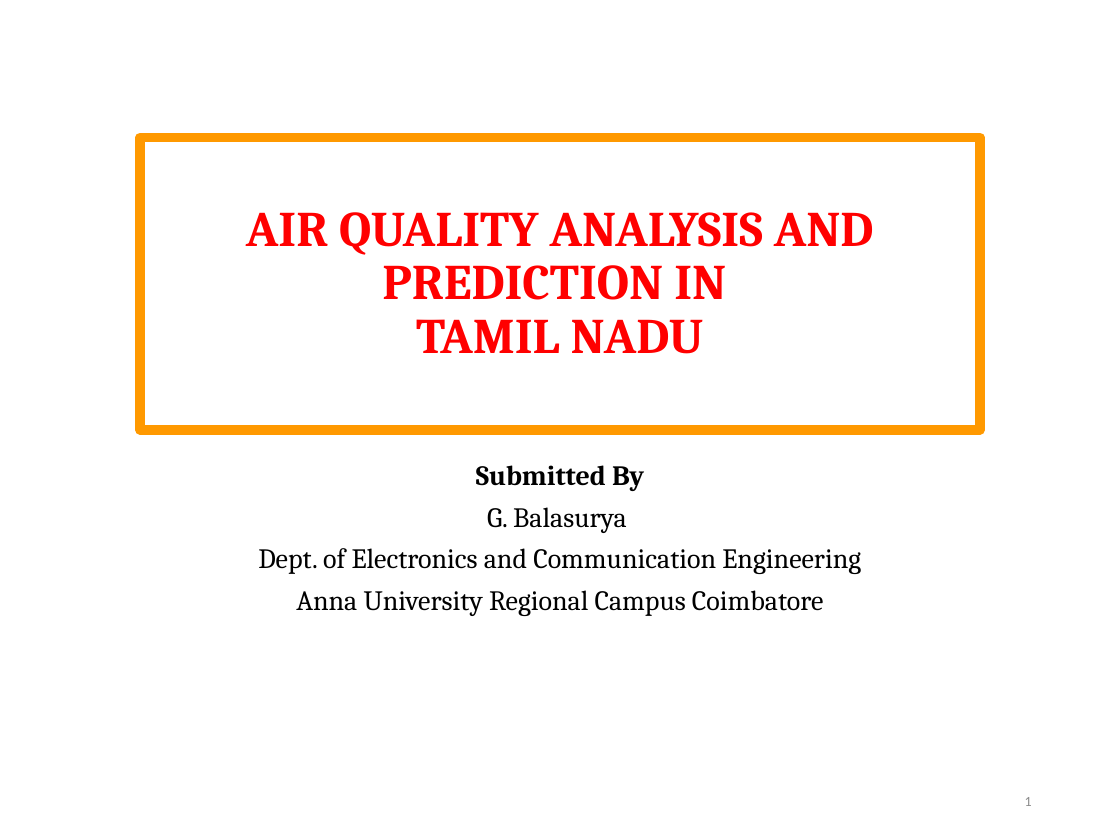
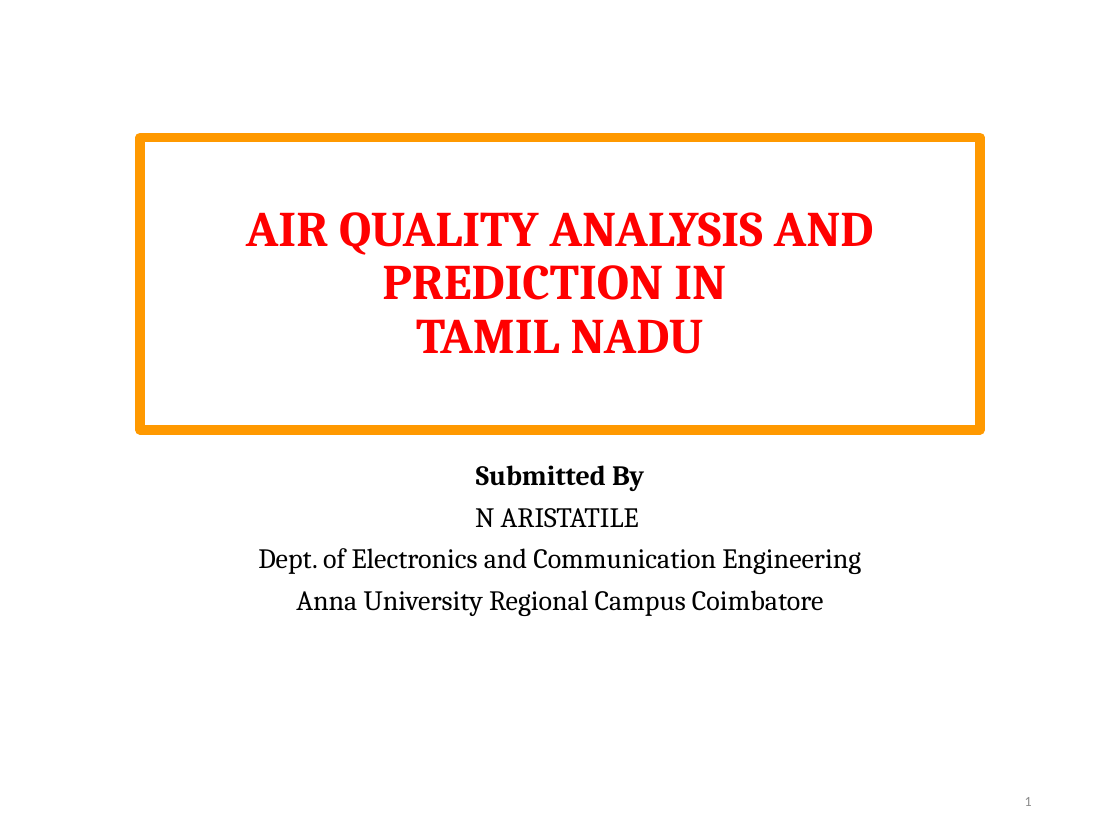
Before and after one commit to ARISTATILE/NM-IBM-DATASCIENCE, a slide deck: slide 1 of DATASCIENCE_PHASE 1.pptx. Drawn at 1120x840 pixels with LibreOffice and Linux fonts; fonts in the diff are those of the drawing. Boxes give left, top, right and bottom in pixels: in the first picture for what was removed or moved away, otherwise in the second. Text is boxed around its words. In the diff, an @@ line names an element or a change of style, - is before the commit and + after.

```diff
--- a/DATASCIENCE_PHASE 1.pptx
+++ b/DATASCIENCE_PHASE 1.pptx
@@ subtitle at (x1=475, y1=508, x2=639, y2=528): text changed @@
-G. Balasurya
+N ARISTATILE
```
Also in this commit, not shown: 1 other file.
